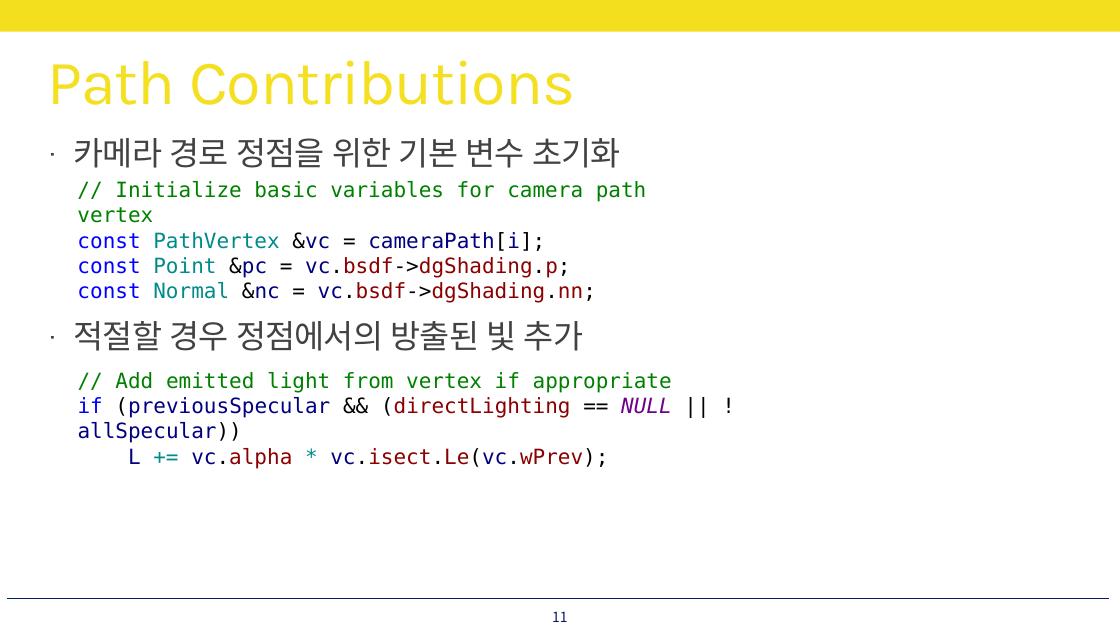
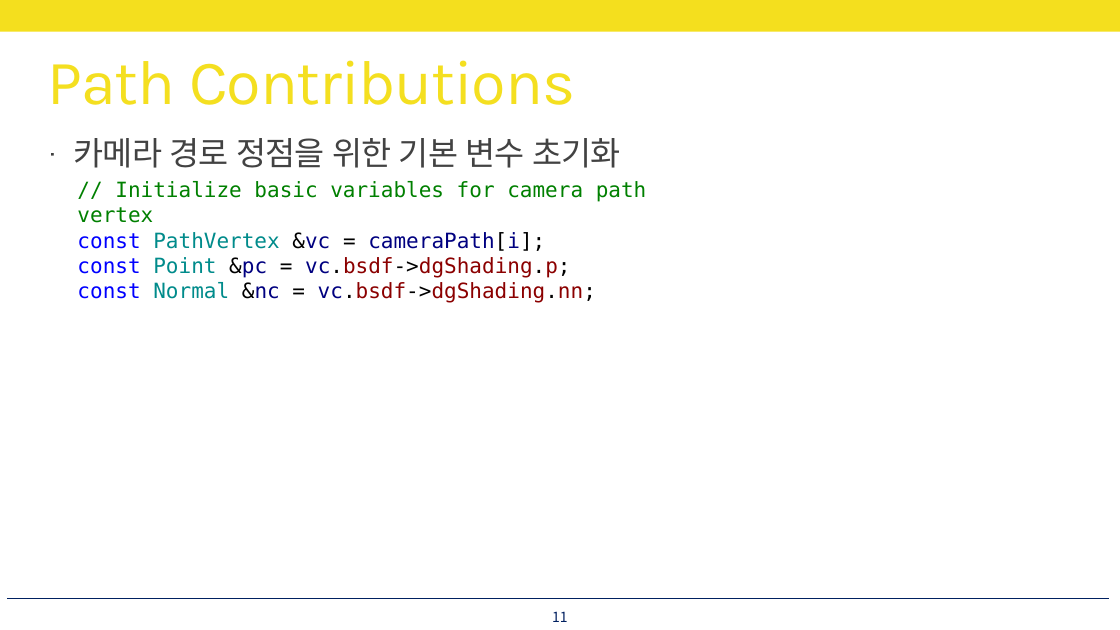
Before and after one commit to utilForever/PBRStudy, a slide deck: slide 11 of Physically Based Rendering - Chapter 15, Part 8.pptx. Drawn at 1120x630 pixels with LibreOffice and Linux fonts; fonts in the diff are those of the drawing. Boxes give left, top, right and bottom in pixels: in the first picture for what was removed or moved away, otherwise in the second. Text is boxed around its words. In the diff, an @@ line names an element or a change of style, - is before the commit and + after.

```diff
--- a/Physically Based Rendering - Chapter 15, Part 8.pptx
+++ b/Physically Based Rendering - Chapter 15, Part 8.pptx
@@ text at bbox=[74, 321, 583, 351]: paragraph removed @@
-· 적절할 경우 정점에서의 방출된 빛 추가
@@ text removed at bbox=[78, 372, 672, 469] @@
-// Add emitted light from vertex if appropriate
-if (previousSpecular && (directLighting == NULL || !allSpecular))
-L += vc.alpha * vc.isect.Le(vc.wPrev);
```
Also in this commit, not shown: 6 slides added.
